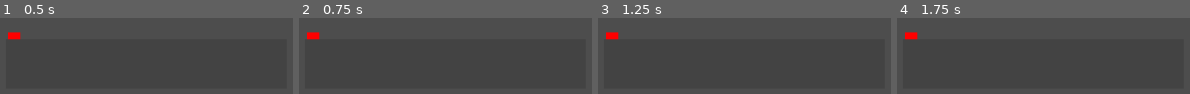
Above: before the commit, frames 1-4 (left to right).
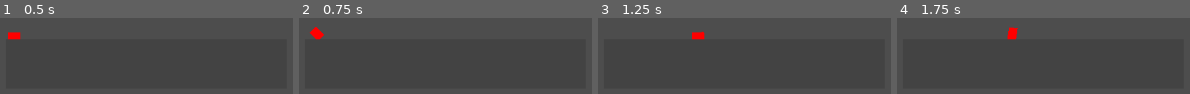
Above: after the commit, the same moments.

Repository: CourtlandCrouchet/OneTrip
Game: Godot game, scene res://Scenes/main.tscn
The game is run twice, just before and just after one commit, with the same random seed, the same clock (stepped at 60 frames per second) and the same inputs.
Inputs:
- Up to frame 1 (0.5 s): no input
- Up to frame 2 (0.75 s): tap Enter at 0.5 s; hold Right (move_right, bound only after the commit) from 0.53 s (still down)
- Up to frame 3 (1.25 s): keep holding Right (move_right, bound only after the commit)
- Up to frame 4 (1.75 s): tap Space at 1.25 s; release Right (move_right, bound only after the commit) at 1.28 s; hold Left (move_left, bound only after the commit) from 1.28 s (still down)

Frame 1 is identical in both runs. In frame 2, 0.5% of the frame differs, in the area x 2-9%, y 11-29%; in frame 3, 0.9%; in frame 4, 1.0%, in the area x 2-42%, y 11-29%.

Commit message:
Initial Movement

Diff:
--- a/Scripts/player.gd
+++ b/Scripts/player.gd
@@ -1,5 +1,6 @@
 extends RigidBody2D
 
+var movement_force = 1000
 
 # Called when the node enters the scene tree for the first time.
 func _ready():
@@ -9,3 +10,12 @@
 # Called every frame. 'delta' is the elapsed time since the previous frame.
 func _process(delta):
 	pass
+
+func _physics_process(delta):
+	var input = Vector2.ZERO
+	if Input.is_action_pressed("move_left"):
+		input.x -= 1
+	if Input.is_action_pressed("move_right"):
+		input.x += 1
+
+	apply_force(input.normalized() * movement_force)
--- a/project.godot
+++ b/project.godot
@@ -14,3 +14,18 @@
 run/main_scene="res://Scenes/main.tscn"
 config/features=PackedStringArray("4.3", "Forward Plus")
 config/icon="res://icon.svg"
+
+[input]
+
+move_left={
+"deadzone": 0.5,
+"events": [Object(InputEventKey,"resource_local_to_scene":false,"resource_name":"","device":-1,"window_id":0,"alt_pressed":false,"shift_pressed":false,"ctrl_pressed":false,"meta_pressed":false,"pressed":false,"keycode":0,"physical_keycode":4194319,"key_label":0,"unicode":0,"location":0,"echo":false,"script":null)
+, Object(InputEventKey,"resource_local_to_scene":false,"resource_name":"","device":-1,"window_id":0,"alt_pressed":false,"shift_pressed":false,"ctrl_pressed":false,"meta_pressed":false,"pressed":false,"keycode":0,"physical_keycode":65,"key_label":0,"unicode":97,"location":0,"echo":false,"script":null)
+]
+}
+move_right={
+"deadzone": 0.5,
+"events": [Object(InputEventKey,"resource_local_to_scene":false,"resource_name":"","device":-1,"window_id":0,"alt_pressed":false,"shift_pressed":false,"ctrl_pressed":false,"meta_pressed":false,"pressed":false,"keycode":0,"physical_keycode":4194321,"key_label":0,"unicode":0,"location":0,"echo":false,"script":null)
+, Object(InputEventKey,"resource_local_to_scene":false,"resource_name":"","device":-1,"window_id":0,"alt_pressed":false,"shift_pressed":false,"ctrl_pressed":false,"meta_pressed":false,"pressed":false,"keycode":0,"physical_keycode":68,"key_label":0,"unicode":100,"location":0,"echo":false,"script":null)
+]
+}
